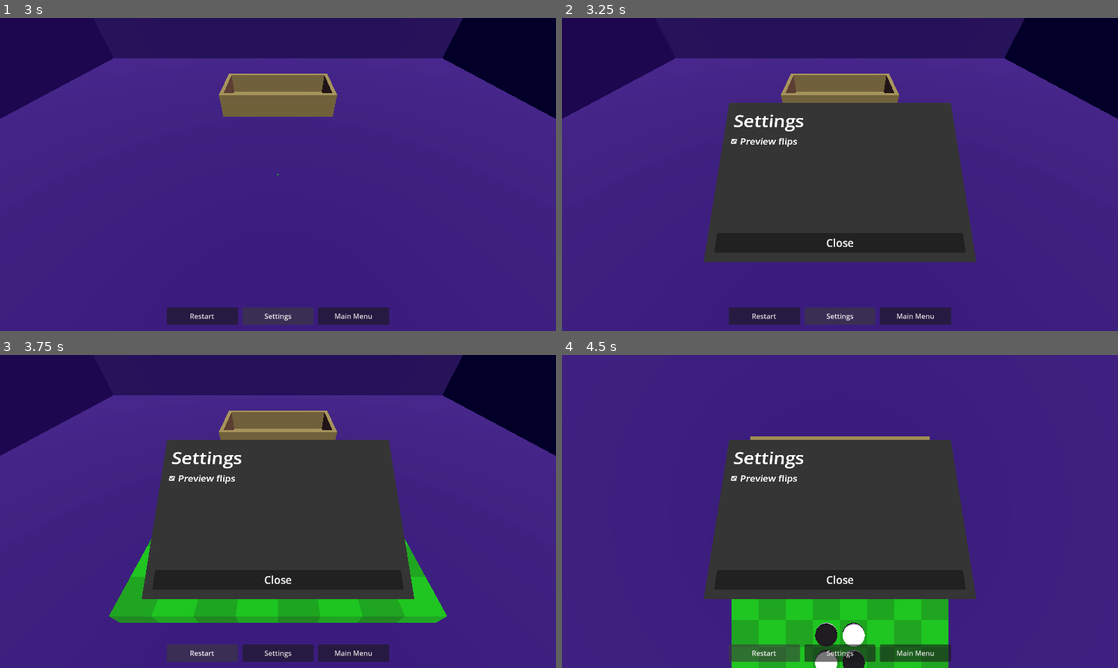
Above: before the commit, frames 1-4 (two rows, left to right).
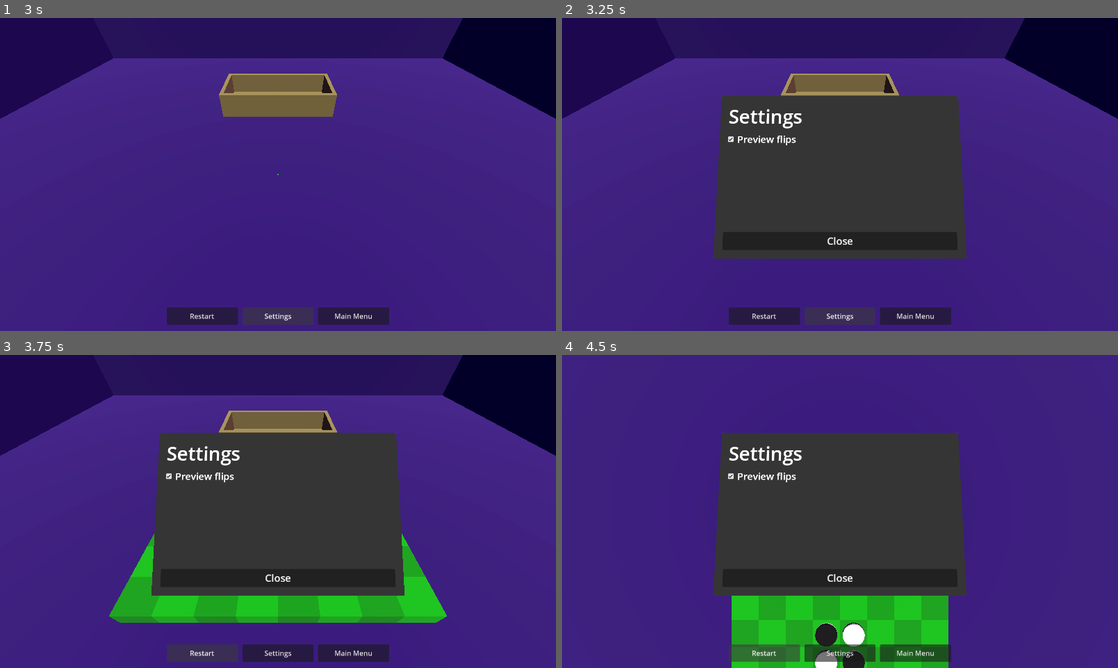
Above: after the commit, the same moments.

Repository: phrasmotica/othello
Game: Godot game, scene res://scenes/3d/main_menu_3d.tscn
Two runs of this game, one before a commit and one after it. Both use one fixed random seed, a clock stepped at 60 frames per second and the inputs below.
Inputs (mouse positions are in pixels of both pictures, inside the frame that each line leads up to):
- Up to frame 1 (3 s): move the mouse to (400, 158) at 0.52 s; hold C (peek_counter_box) 0.53-1.25 s; click (400, 158) at 0.67 s; click "Start Game" at 1.25 s; drag from (166, 190) to (250, 237) at 2.02 s; click "Settings" at 2.75 s
- Up to frame 2 (3.25 s): no input
- Up to frame 3 (3.75 s): click "Restart" at 3.5 s
- Up to frame 4 (4.5 s): click "Restart" at 4.25 s

Frame 1 is identical in both runs. In frame 2, 2.9% of the frame differs, in the area x 25-75%, y 24-78%; in frame 3, 2.9%; in frame 4, 2.9%.

Commit message:
Create animations for settings menu showing and hiding

Diff:
--- a/scenes/3d/game_3d.tscn
+++ b/scenes/3d/game_3d.tscn
@@ -44,6 +44,18 @@
 "update": 0,
 "values": [Vector3(0.785398, 0, 0)]
 }
+tracks/2/type = "value"
+tracks/2/imported = false
+tracks/2/enabled = true
+tracks/2/path = NodePath("Camera3D/SettingsMenuRig:rotation")
+tracks/2/interp = 1
+tracks/2/loop_wrap = true
+tracks/2/keys = {
+"times": PackedFloat32Array(0),
+"transitions": PackedFloat32Array(1),
+"update": 0,
+"values": [Vector3(-1.5708, 0, 0)]
+}
 
 [sub_resource type="Animation" id="Animation_eix6r"]
 resource_name = "peek_box"
@@ -89,10 +101,27 @@
 "values": [Vector3(0.785398, 0, 0), Vector3(0, 0, 0)]
 }
 
+[sub_resource type="Animation" id="Animation_eiwnh"]
+resource_name = "show_settings_menu"
+length = 0.3
+tracks/0/type = "value"
+tracks/0/imported = false
+tracks/0/enabled = true
+tracks/0/path = NodePath("Camera3D/SettingsMenuRig:rotation")
+tracks/0/interp = 1
+tracks/0/loop_wrap = true
+tracks/0/keys = {
+"times": PackedFloat32Array(0, 0.3),
+"transitions": PackedFloat32Array(1, 1),
+"update": 0,
+"values": [Vector3(-1.5708, 0, 0), Vector3(0, 0, 0)]
+}
+
 [sub_resource type="AnimationLibrary" id="AnimationLibrary_pmppe"]
 _data = {
 "RESET": SubResource("Animation_p6wt0"),
 "peek_box": SubResource("Animation_eix6r"),
+"show_settings_menu": SubResource("Animation_eiwnh"),
 "to_box": SubResource("Animation_s5702")
 }
 
@@ -136,11 +165,12 @@
 [node name="OthelloGameLogic3D" parent="." node_paths=PackedStringArray("board_3d") instance=ExtResource("2_wfqod")]
 board_3d = NodePath("../Board3D")
 
-[node name="MouseRayCast" type="Node3D" parent="." node_paths=PackedStringArray("entrance", "camera", "board", "counter_box")]
+[node name="MouseRayCast" type="Node3D" parent="." node_paths=PackedStringArray("entrance", "camera", "board", "settings_menu", "counter_box")]
 script = ExtResource("2_11kum")
 entrance = NodePath("../EntranceOrchestrator")
 camera = NodePath("../Board3D/CameraRig/Camera3D")
 board = NodePath("../Board3D")
+settings_menu = NodePath("../Board3D/CameraRig/Camera3D/SettingsMenuRig/SettingsMenu3D")
 counter_box = NodePath("../CounterBox")
 
 [node name="Board3D" parent="." instance=ExtResource("2_2hvj3")]
@@ -158,9 +188,13 @@
 [node name="Camera3D" type="Camera3D" parent="Board3D/CameraRig"]
 transform = Transform3D(1, 0, 0, 0, -4.37114e-08, 1, 0, -1, -4.37114e-08, 0, 8, 0)
 
-[node name="SettingsMenu3D" parent="Board3D/CameraRig/Camera3D" node_paths=PackedStringArray("board") instance=ExtResource("15_dietl")]
-transform = Transform3D(1, 0, 0, 0, 0.965926, 0.258819, 0, -0.258819, 0.965926, 0, 2.38419e-07, -5)
-board = NodePath("../../..")
+[node name="SettingsMenuRig" type="Node3D" parent="Board3D/CameraRig/Camera3D"]
+transform = Transform3D(1, 0, 0, 0, -4.37114e-08, 1, 0, -1, -4.37114e-08, 0, 0, 0)
+
+[node name="SettingsMenu3D" parent="Board3D/CameraRig/Camera3D/SettingsMenuRig" node_paths=PackedStringArray("board", "animator") instance=ExtResource("15_dietl")]
+transform = Transform3D(1, 0, 0, 0, 0.996195, 0.0871557, 0, -0.0871557, 0.996195, 0, 3.57628e-07, -5)
+board = NodePath("../../../..")
+animator = NodePath("../../../CameraRigAnimation")
 
 [node name="UICanvas" type="CanvasLayer" parent="Board3D/CameraRig/Camera3D"]
 
@@ -183,7 +217,7 @@
 layout_mode = 2
 game_logic = NodePath("../../../../../../../OthelloGameLogic3D")
 
-[node name="GameButtons" parent="Board3D/CameraRig/Camera3D/UICanvas/MarginContainer/MiddleColumn" node_paths=PackedStringArray("game_logic", "settings_menu") instance=ExtResource("6_50uei")]
+[node name="GameButtons" parent="Board3D/CameraRig/Camera3D/UICanvas/MarginContainer/MiddleColumn" node_paths=PackedStringArray("game_logic", "settings_menu", "camera_rig_animation") instance=ExtResource("6_50uei")]
 unique_name_in_owner = true
 layout_mode = 2
 offset_left = 68.0
@@ -191,7 +225,8 @@
 offset_right = 580.0
 offset_bottom = 720.0
 game_logic = NodePath("../../../../../../../OthelloGameLogic3D")
-settings_menu = NodePath("../../../../SettingsMenu3D")
+settings_menu = NodePath("../../../../SettingsMenuRig/SettingsMenu3D")
+camera_rig_animation = NodePath("../../../../../CameraRigAnimation")
 
 [node name="DebugCanvas" type="CanvasLayer" parent="Board3D/CameraRig/Camera3D"]
 
--- a/scripts/3d/mouse_ray_cast.gd
+++ b/scripts/3d/mouse_ray_cast.gd
@@ -8,6 +8,9 @@
 
 @export
 var board: Board3D
+
+@export
+var settings_menu: Node3D
 
 @export
 var counter_box: CounterBox
@@ -26,6 +29,12 @@
 	if board:
 		board.busy_changed.connect(_handle_board_busy_changed)
 
+	if settings_menu:
+		SignalHelper.persist(
+			settings_menu.visibility_changed,
+			_handle_settings_menu_visibility_changed
+		)
+
 func _handle_board_busy_changed(is_busy: bool) -> void:
 	_board_is_busy = is_busy
 
@@ -33,6 +42,11 @@
 		print("Board is now busy, pausing mouse processing")
 	else:
 		print("Board is no longer busy, resuming mouse processing")
+
+func _handle_settings_menu_visibility_changed() -> void:
+	print("MouseRayCast processing %s" % not settings_menu.visible)
+
+	set_physics_process(not settings_menu.visible)
 
 func _physics_process(_delta: float) -> void:
 	var cell := _get_hovered_cell()
--- a/scripts/3d/settings_menu_3d.gd
+++ b/scripts/3d/settings_menu_3d.gd
@@ -2,6 +2,9 @@
 
 @export
 var board: Board3D
+
+@export
+var animator: AnimationPlayer
 
 @onready
 var settings_menu_ui: SettingsMenuUI = %SettingsMenuUI
@@ -23,4 +26,10 @@
 		board.show_flip_previews = toggled_on
 
 func _handle_close_button_pressed() -> void:
+	if animator:
+		SignalHelper.once(animator.animation_finished, _handle_animation_finished)
+		animator.play_backwards("show_settings_menu")
+
+func _handle_animation_finished(_anim_name: StringName) -> void:
+	print("Hiding settings menu")
 	hide()
--- a/scripts/game_buttons.gd
+++ b/scripts/game_buttons.gd
@@ -5,6 +5,9 @@
 
 @export
 var settings_menu: Node3D
+
+@export
+var camera_rig_animation: AnimationPlayer
 
 @onready
 var restart_button: Button = %RestartButton
@@ -30,8 +33,10 @@
 		game_logic.restart_game()
 
 func _handle_settings() -> void:
-	if settings_menu:
+	if settings_menu and camera_rig_animation:
 		settings_menu.show()
+
+		camera_rig_animation.play("show_settings_menu")
 
 func _handle_quit() -> void:
 	quit_to_main_menu.emit()
Not shown: 1 places in scenes/3d/game_3d.tscn that only renumber resources
